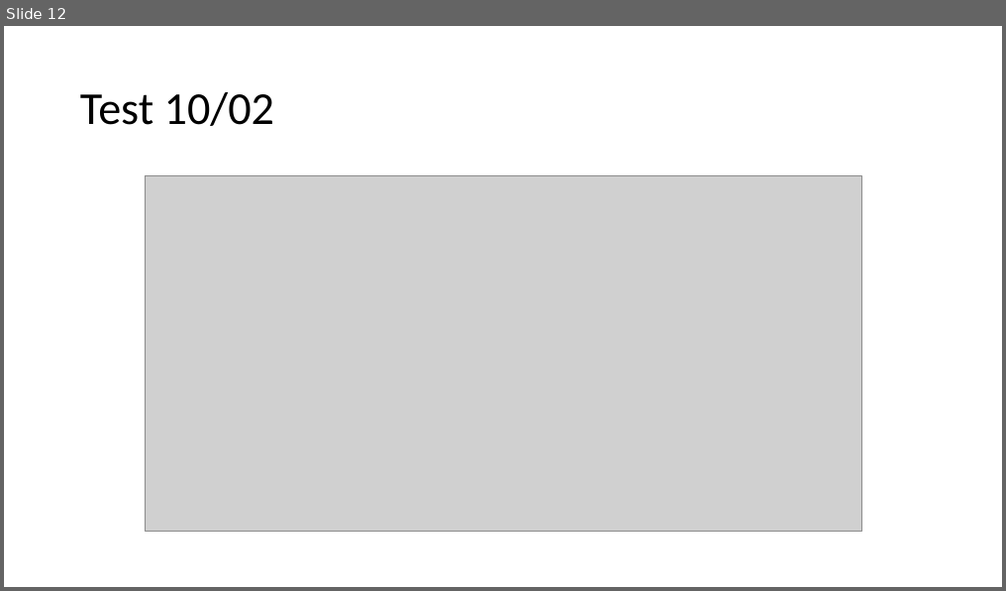
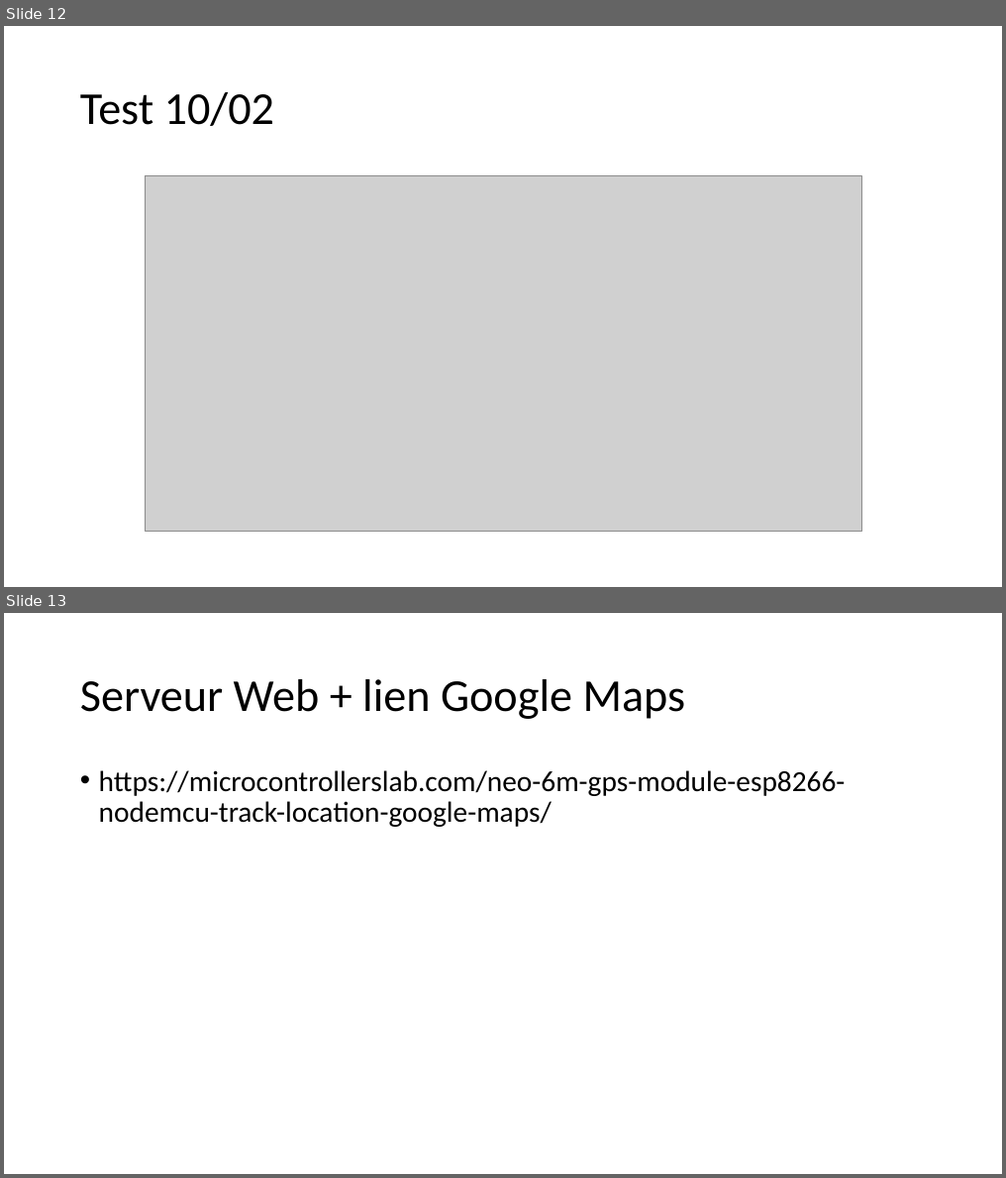
Before and after one commit to AurelienNiebes/SEMI-BA3-GPS3-GPS-Tracker-ESP8266, a slide deck: Notes.pptx. Shown one above the other, each under a label of ours: slide 12 before the commit, slides 12 and 13 after it. The pictures are 1006x591 and 1006x1178 pixels, drawn with LibreOffice and Linux fonts; fonts in the diff are those of the drawing; grey boxes stand for pictures. Boxes give left, top, right and bottom in pixels: in the first picture for what was removed or moved away, otherwise in the second. Text is boxed around its words. In the diff, an @@ line names an element or a change of style, - is before the commit and + after.

```diff
--- a/Notes.pptx
+++ b/Notes.pptx
@@ slide 13 added at bbox=[4, 613, 1002, 1174], background #FFFFFF @@
@@ title added at bbox=[80, 679, 686, 719], 44 pt, text #000000 @@
+Serveur Web + lien Google Maps
@@ text added at bbox=[99, 770, 846, 827], 28 pt, text #000000 @@
+• https://microcontrollerslab.com/neo-6m-gps-module-esp8266-nodemcu-track-location-google-maps/
```
Also in this commit, not shown: 1 other slide added, 1 slide removed, 1 other file.
